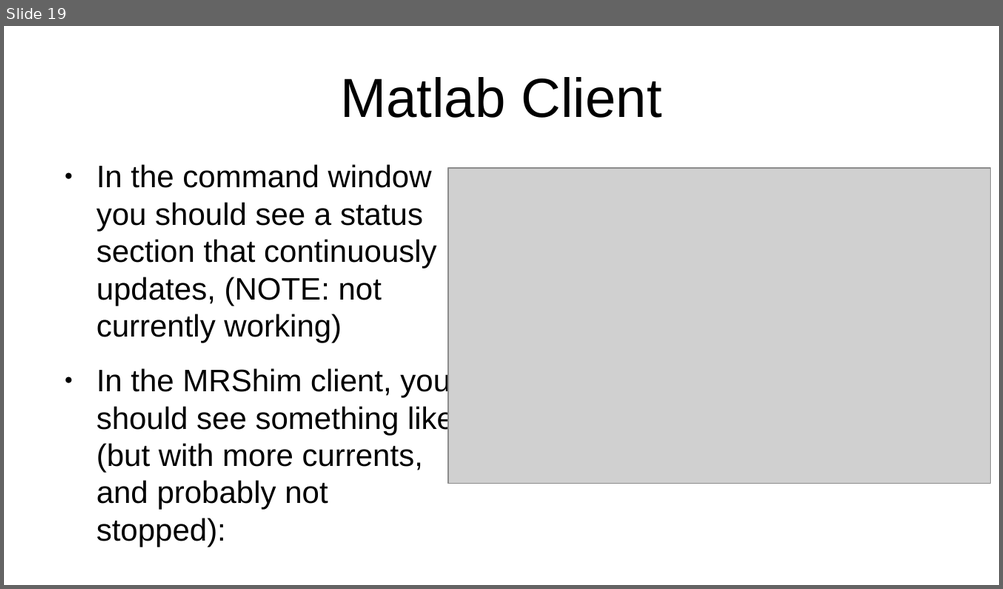
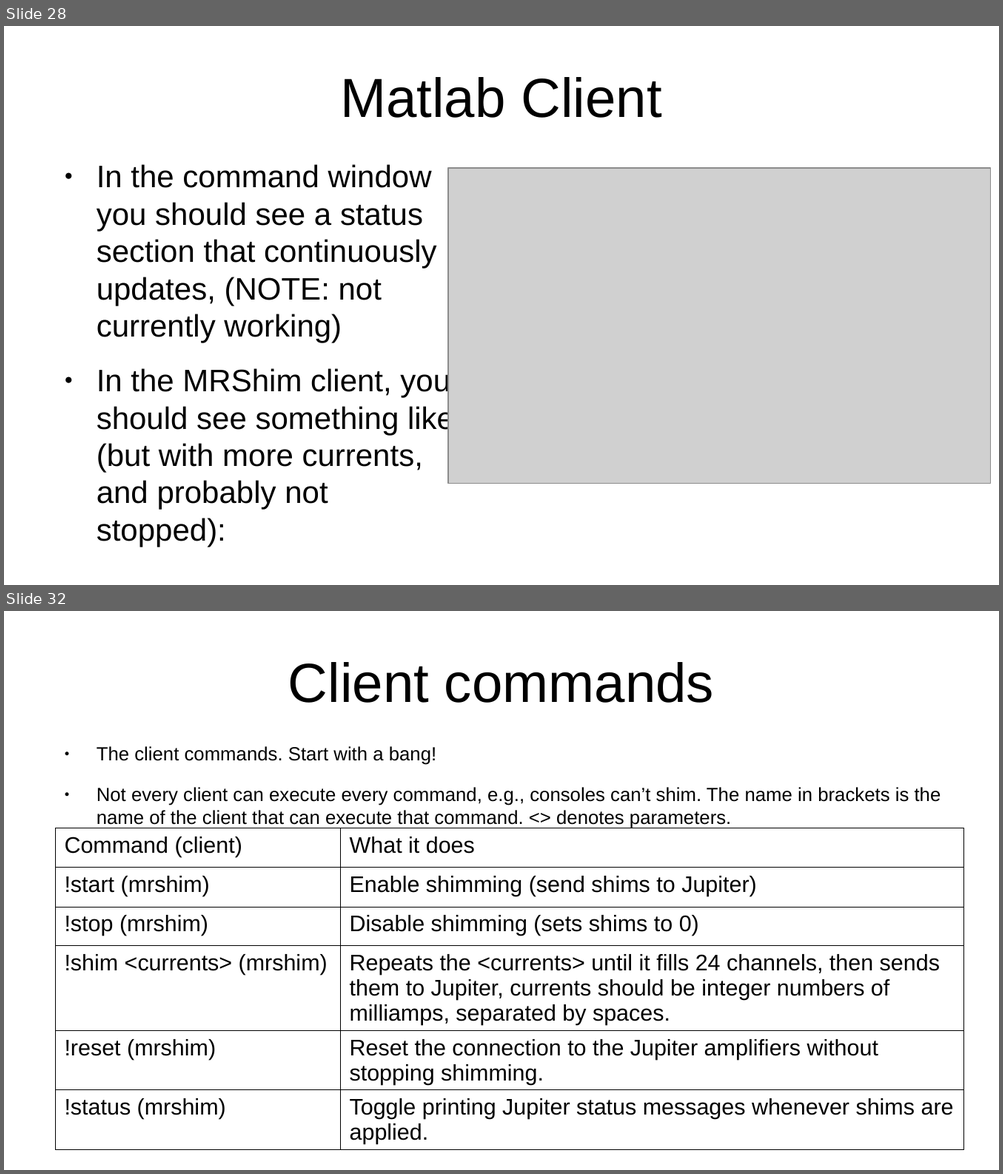
Before and after one commit to seventeenmagpie/skope-mrshim, a slide deck: shimmer/docs/user_guide_with_images.odp. Shown one above the other, each under a label of ours: slide 19 before the commit, slides 28 and 32 after it; the slides between them are not shown. The pictures are 1003x589 and 1003x1174 pixels, drawn with LibreOffice and Linux fonts; fonts in the diff are those of the drawing; grey boxes stand for pictures. Boxes give left, top, right and bottom in pixels: in the first picture for what was removed or moved away, otherwise in the second. Text is boxed around its words. In the diff, an @@ line names an element or a change of style, - is before the commit and + after.

Commit message:
- Fixed a bug where passing no currents to !shim caused a crash, now it    results in zero current across all channels,  - Made many many more documentation,

```diff
--- a/shimmer/docs/user_guide_with_images.odp
+++ b/shimmer/docs/user_guide_with_images.odp
@@ slide 32 added at <box>4,611,999,1170</box>, background #FFFFFF @@
@@ title added at <box>288,662,714,703</box>, 44 pt, text #000000 @@
+Client commands
@@ text added at <box>96,746,941,829</box>, 15.2 pt, text #000000 @@
+● The client commands. Start with a bang!
+● Not every client can execute every command, e.g., consoles can’t shim. The name in brackets is the name of the client that can execute that command. <> denotes parameters.
@@ table added at <box>56,829,965,1150</box>, 6 rows, 2 columns @@
+Command (client) | What it does
+!start (mrshim) | Enable shimming (send shims to Jupiter)
+!stop (mrshim) | Disable shimming (sets shims to 0)
+!shim <currents> (mrshim) | Repeats the <currents> until it fills 24 channels, then sends them to Jupiter, currents should be integer numbers of milliamps, separated by spaces.
+!reset (mrshim) | Reset the connection to the Jupiter amplifiers without stopping shimming.
+!status (mrshim) | Toggle printing Jupiter status messages whenever shims are applied.
@@ what was slide 19 is now slide 28 @@
```
Also in this commit, not shown: 8 slides changed, 23 other slides added, 2 slides removed, 4 other files.
